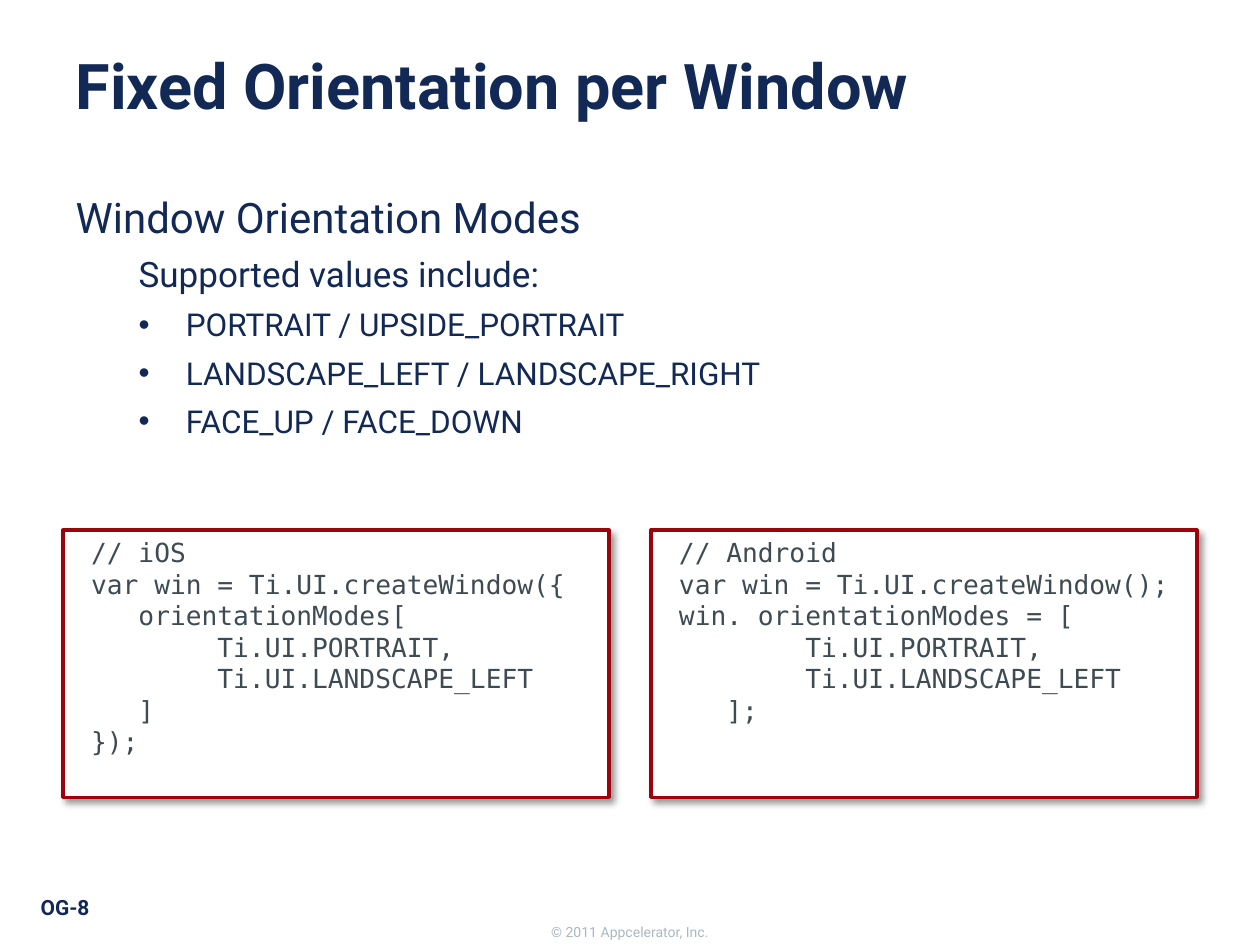
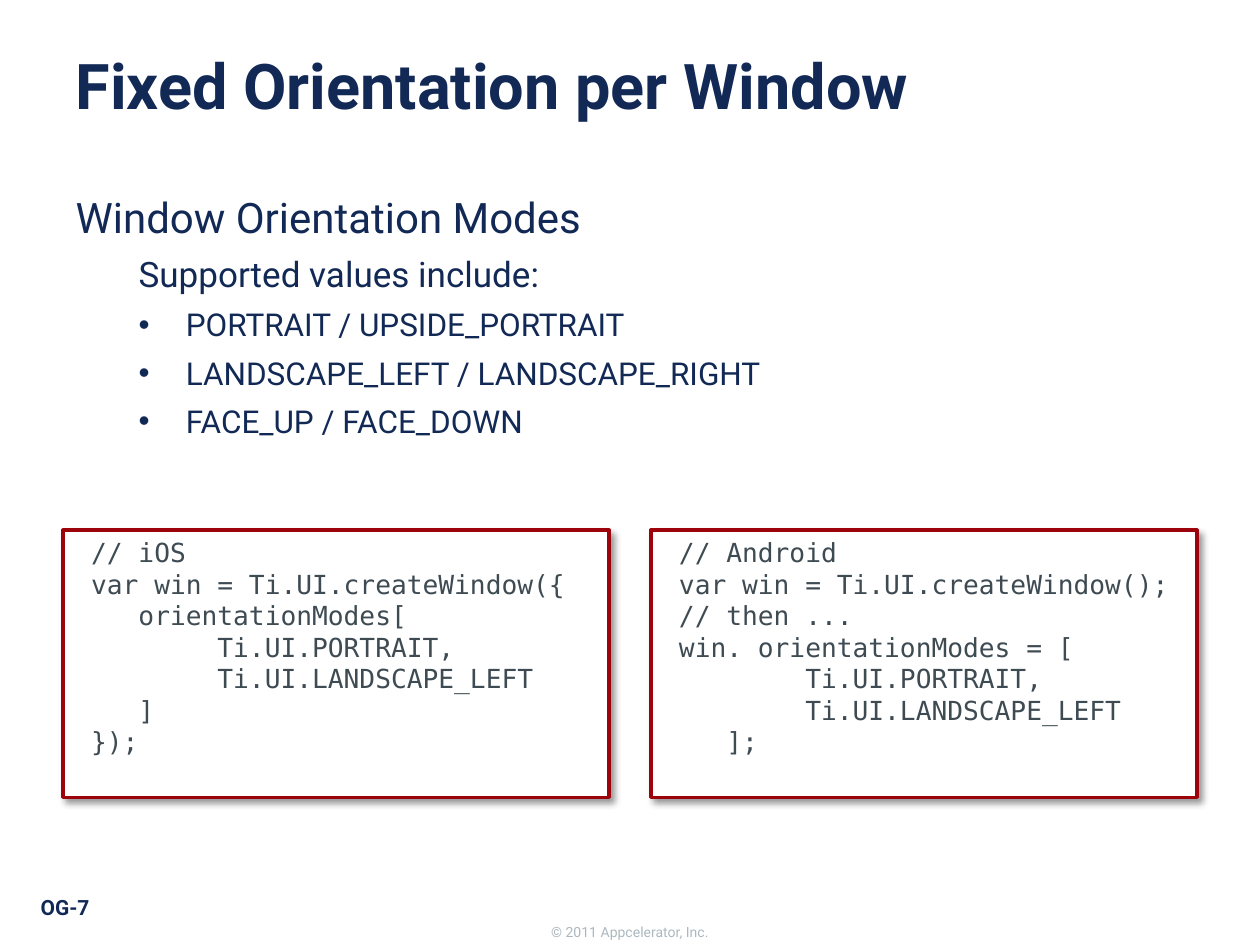
Before and after one commit to appcelerator-forks/appcelerator-training.tcmd_certification, a slide deck: slide 7 of 325.pptx (slide 8 before the commit). Drawn at 1260x945 pixels with LibreOffice and Linux fonts; fonts in the diff are those of the drawing; background and template pictures are left out. Boxes give left, top, right and bottom in pixels: in the first picture for what was removed or moved away, otherwise in the second. Text is boxed around its words. In the diff, an @@ line names an element or a change of style, - is before the commit and + after.

```diff
--- a/325.pptx
+++ b/325.pptx
@@ text in rectangle at box(726, 605, 789, 626): paragraph added @@
+// then ...
@@ page number at box(41, 900, 90, 916): text changed @@
-OG-8
+OG-7
```
Also in this commit, not shown: 2 other slides changed, 1 slide added, 1 slide removed, 7 other files.
